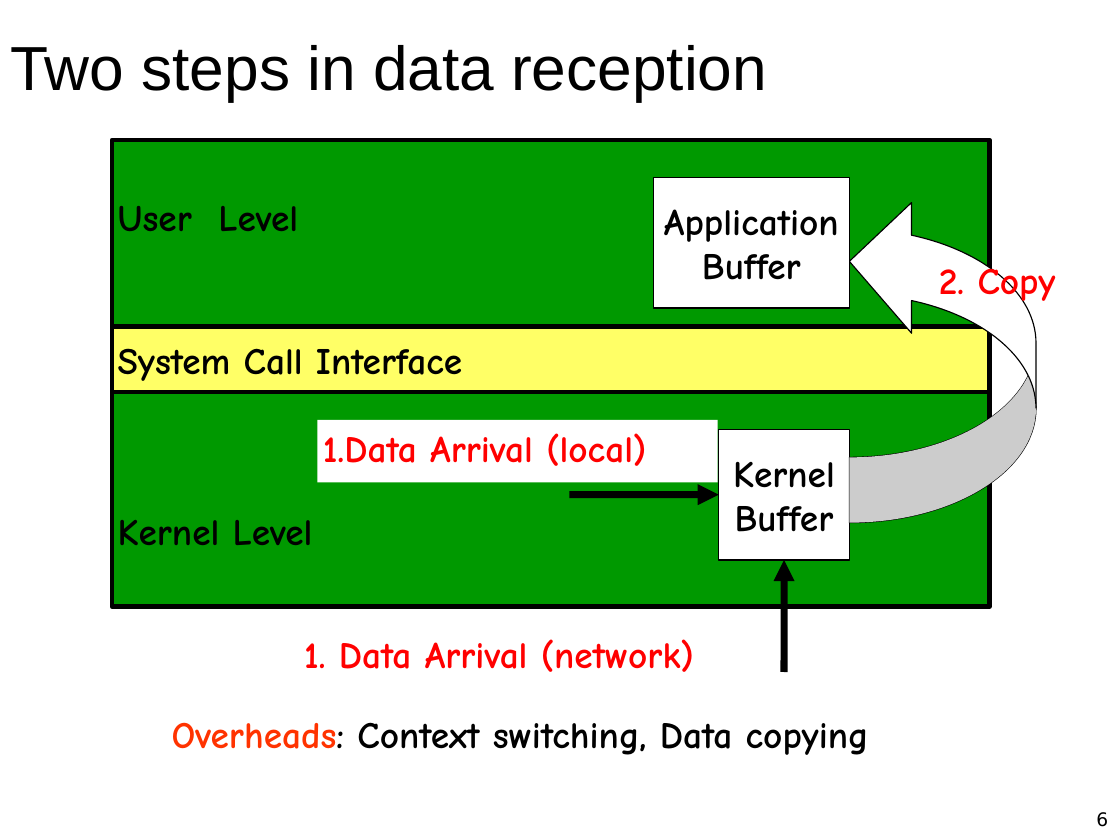
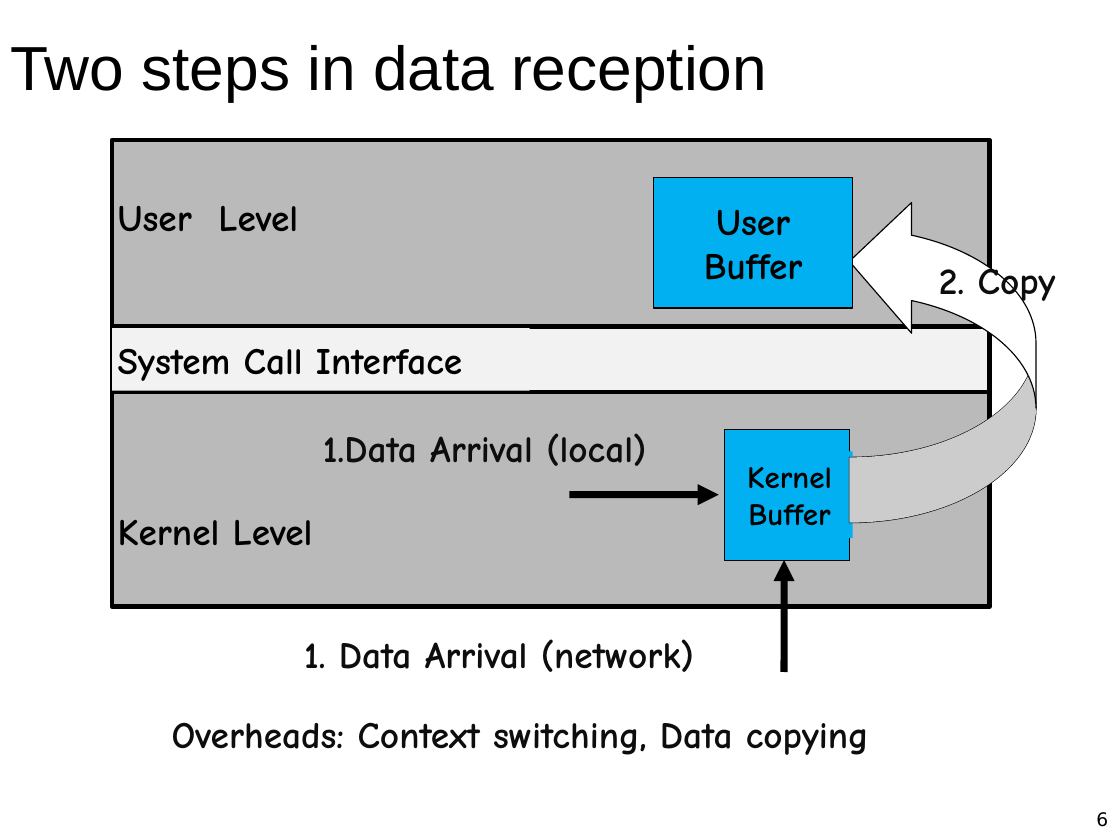
Before and after one commit to oscourse/oscourse.github.io, a slide deck: slide 6 of slides/io_models.pptx. Drawn at 1120x840 pixels with LibreOffice and Linux fonts; fonts in the diff are those of the drawing. Boxes give left, top, right and bottom in pixels: in the first picture for what was removed or moved away, otherwise in the second. Text is boxed around its words. In the diff, an @@ line names an element or a change of style, - is before the commit and + after.

```diff
--- a/slides/io_models.pptx
+++ b/slides/io_models.pptx
@@ rectangle at box(112, 140, 989, 607): fill #009900 to #BABABA @@
@@ rectangle: place and size @@
-rectangle at box(653, 177, 849, 308)
+rectangle at box(654, 177, 853, 308)
@@ rectangle at box(654, 177, 853, 308): fill #FFFFFF to #00B0F0 @@
@@ text "User": place and size @@
-text "User" at box(664, 209, 839, 280)
+text "User" at box(704, 210, 803, 280)
@@ text at box(716, 210, 790, 236): text changed @@
-Application
+User
@@ text "2. Copy" at box(939, 262, 1056, 306): text colour #FF0000 to #0D0D0D @@
@@ rectangle "System Call Interface": place and size @@
-rectangle "System Call Interface" at box(118, 348, 462, 381)
+rectangle "System Call Interface" at box(112, 328, 530, 391)
@@ rectangle "System Call Interface" at box(112, 328, 530, 391): fill none to #F2F2F2 @@
@@ rectangle at box(112, 327, 989, 392): fill #FFFF66 to #F2F2F2 @@
@@ text "1.Data Arrival (local)": place and size @@
-text "1.Data Arrival (local)" at box(317, 420, 717, 483)
+text "1.Data Arrival (local)" at box(323, 433, 646, 466)
@@ text "1.Data Arrival (local)" at box(323, 433, 646, 466): text colour #FF0000 to #0D0D0D; fill #FFFFFF to none @@
@@ rectangle at box(725, 429, 849, 560): fill #FFFFFF to #00B0F0 @@
@@ rectangle: place and size @@
-rectangle at box(719, 429, 850, 560)
+rectangle at box(725, 429, 849, 560)
@@ rectangle "Kernel": place and size @@
-rectangle "Kernel" at box(733, 462, 835, 532)
+rectangle "Kernel" at box(726, 451, 852, 538)
@@ rectangle "Kernel" at box(726, 451, 852, 538): size 24 to 20 pt; fill none to #00B0F0 @@
@@ text "1. Data Arrival (network)" at box(304, 639, 694, 672): text colour #FF0000 to #0D0D0D @@
@@ text "Overheads: Context switching, Data copying" at box(172, 722, 869, 755): text colour #FF3300 to #0D0D0D in "Overheads:"; text colour #000000 to #0D0D0D in "Overheads: Context switching, Data copying" @@
```
Also in this commit, not shown: 1 other slide changed, 2 other files.
